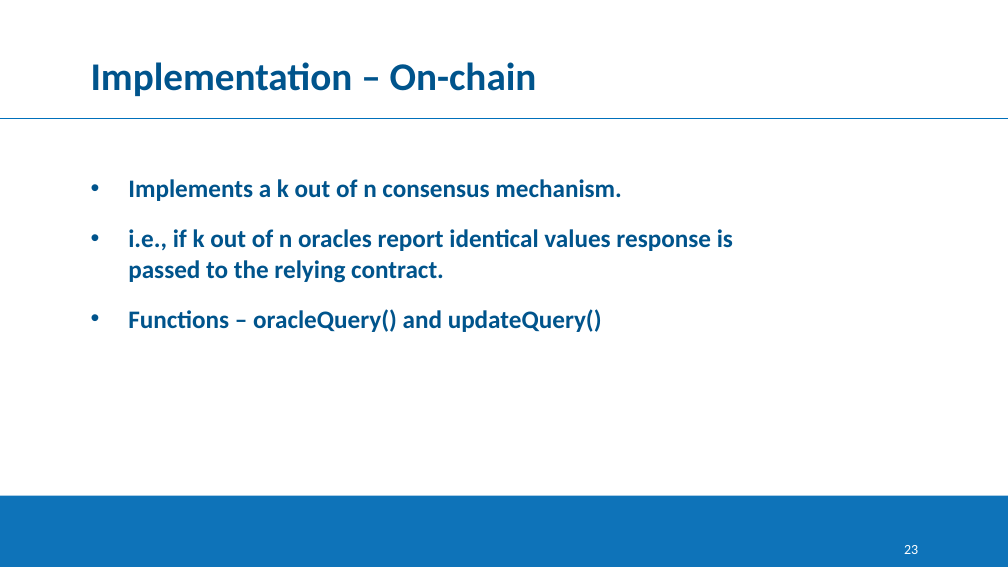
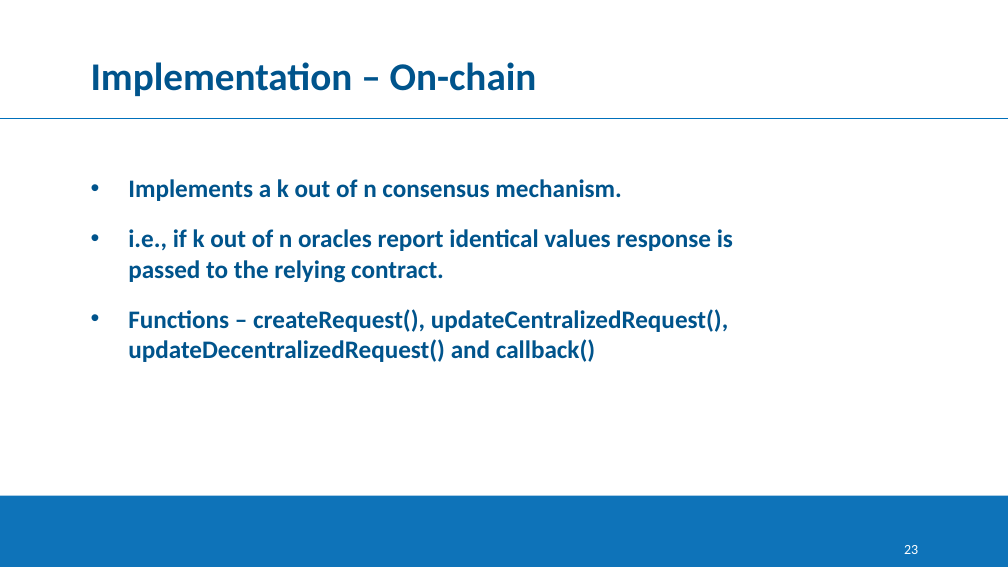
Before and after one commit to georgejohnchavady/Dissertation, a slide deck: slide 23 of Final/Dissertation PPT.pptx. Drawn at 1008x567 pixels with LibreOffice and Linux fonts; fonts in the diff are those of the drawing; background and template pictures are left out. Boxes give left, top, right and bottom in pixels: in the first picture for what was removed or moved away, otherwise in the second. Text is boxed around its words. In the diff, an @@ line names an element or a change of style, - is before the commit and + after.

```diff
--- a/Final/Dissertation PPT.pptx
+++ b/Final/Dissertation PPT.pptx
@@ text at <box>128,309,728,362</box>: text changed @@
-• Functions – oracleQuery() and updateQuery()
+• Functions – createRequest(), updateCentralizedRequest(), updateDecentralizedRequest() and callback()
```
Also in this commit, not shown: 4 other slides changed, 1 slide added, 1 other file.
